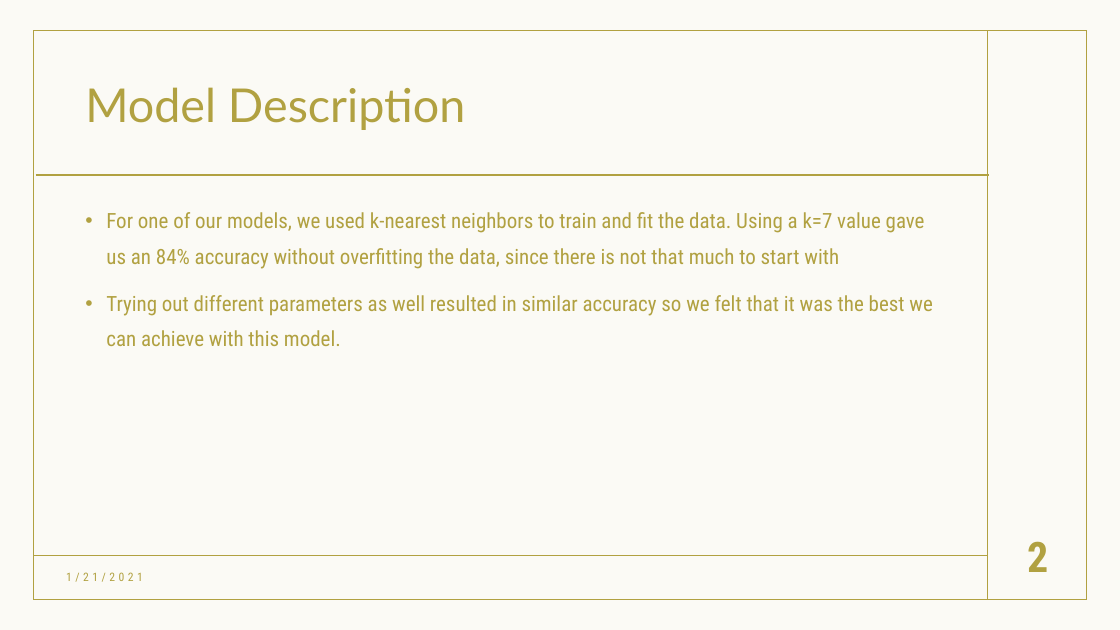
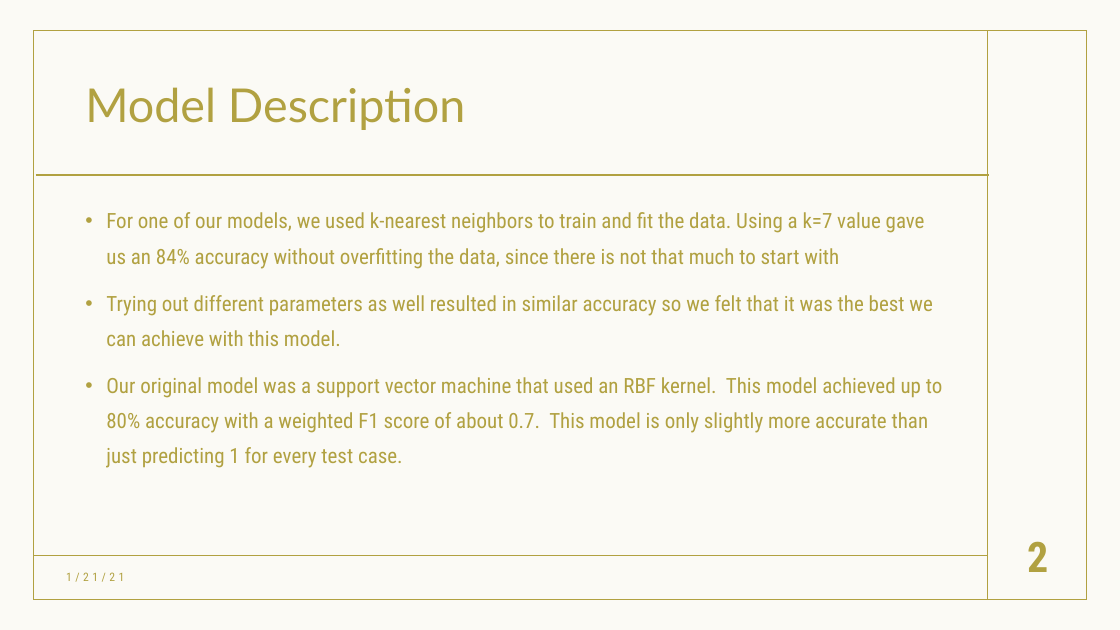
Before and after one commit to Inceptix/CIS-4496-Project1, a slide deck: slide 2 of Lab 1.pptx. Drawn at 1120x630 pixels with LibreOffice and Linux fonts; fonts in the diff are those of the drawing. Boxes give left, top, right and bottom in pixels: in the first picture for what was removed or moved away, otherwise in the second. Text is boxed around its words. In the diff, an @@ line names an element or a change of style, - is before the commit and + after.

```diff
--- a/Lab 1.pptx
+++ b/Lab 1.pptx
@@ text at [106, 377, 943, 468]: paragraph added @@
+• Our original model was a support vector machine that used an RBF kernel. This model achieved up to 80% accuracy with a weighted F1 score of about 0.7. This model is only slightly more accurate than just predicting 1 for every test case.
@@ text at [66, 572, 124, 582]: text changed @@
-1/21/2021
+1/21/21
```
Also in this commit, not shown: 3 other slides changed.
